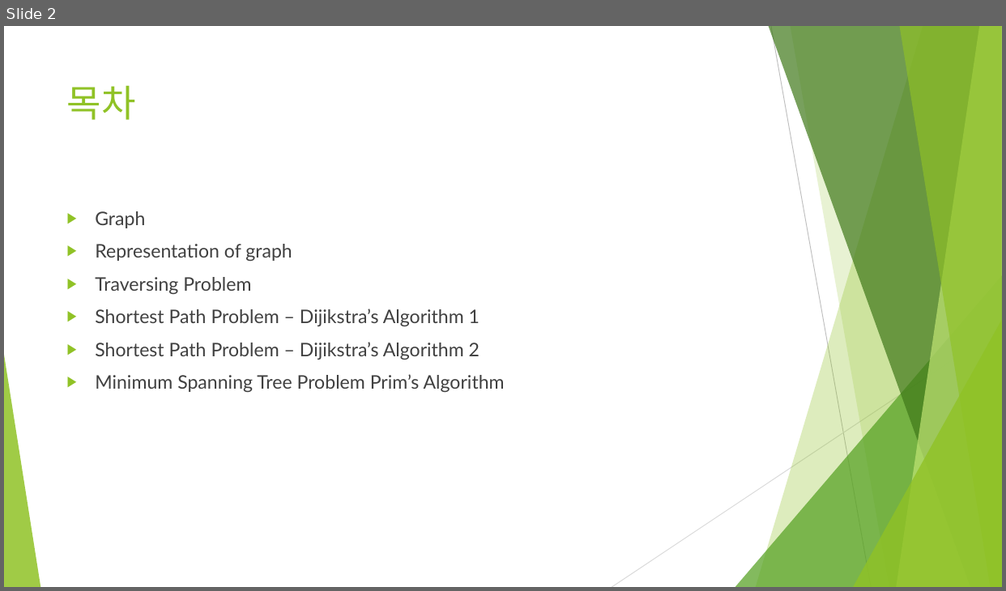
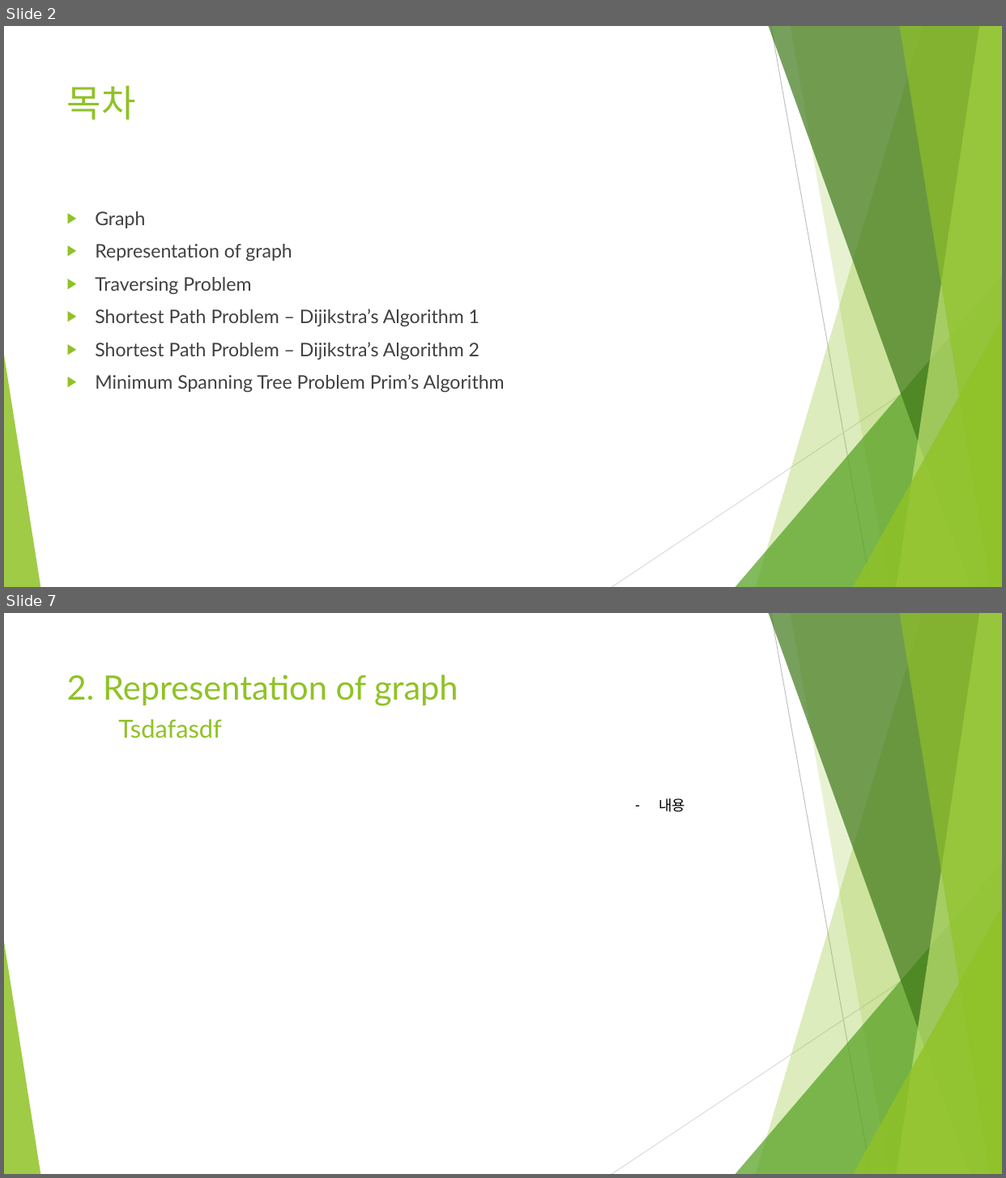
Before and after one commit to Heechul90/Data_Structure_and_Algorithms, a slide deck: 2. Non-Linear Structure, Optimiztion,and Algorithm/5/5. DataStructure & Algorithm 2.pptx. Shown one above the other, each under a label of ours: slide 2 before the commit, slides 2 and 7 after it; the slides between them are not shown. The pictures are 1006x591 and 1006x1178 pixels, drawn with LibreOffice and Linux fonts; fonts in the diff are those of the drawing. Boxes give left, top, right and bottom in pixels: in the first picture for what was removed or moved away, otherwise in the second. Text is boxed around its words. In the diff, an @@ line names an element or a change of style, - is before the commit and + after.

Commit message:
Graph

```diff
--- a/2. Non-Linear Structure, Optimiztion,and Algorithm/5/5. DataStructure & Algorithm 2.pptx
+++ b/2. Non-Linear Structure, Optimiztion,and Algorithm/5/5. DataStructure & Algorithm 2.pptx
@@ slide 7 added at [4, 613, 1002, 1174], background #FFFFFF; not listed: 10 template elements that a slide beside it also shows @@
@@ title added at [67, 675, 458, 706], 32.4 pt, text #90C226 @@
+2. Representation of graph
@@ text added at [118, 719, 222, 739], 24 pt, text #90C226 @@
+Tsdafasdf
@@ text added at [658, 798, 685, 812], 14 pt, text #000000 @@
+– 내용
```
Also in this commit, not shown: 1 slide changed, 8 other slides added, 1 slide removed.
